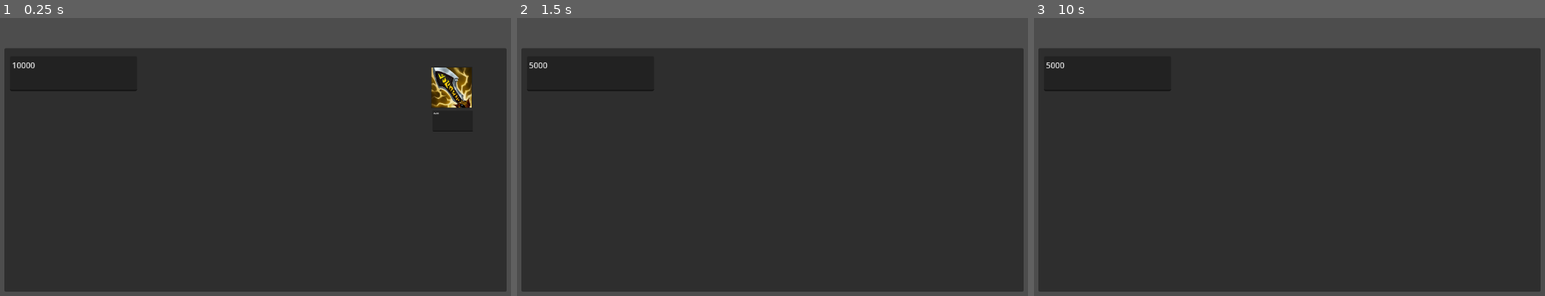
Above: before the commit, frames 1-3 (left to right).
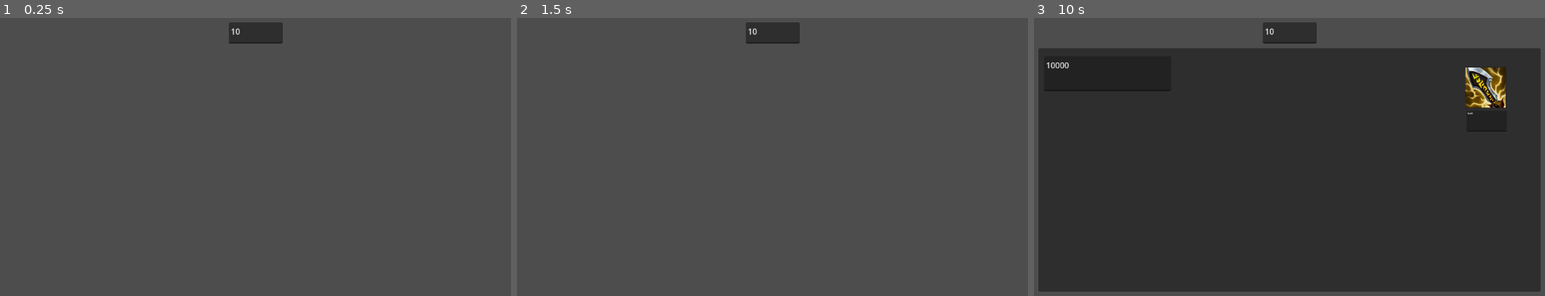
Above: after the commit, the same moments.

Repository: jatgm/TSA-2025
Game: Godot game, scene res://hello.tscn
Two runs of this game, one before a commit and one after it. Both use one fixed random seed, a clock stepped at 60 frames per second and the inputs below. The project has no main scene, so this scene is started directly.
Inputs (mouse positions are in pixels of both pictures, inside the frame that each line leads up to):
- Up to frame 1 (0.25 s): no input
- Up to frame 2 (1.5 s): click (966, 87) at 0.52 s; tap Enter at 1.25 s
- Up to frame 3 (10 s): tap Space at 2, 3.5, 5 s; tap Enter at 2.75, 4.25 s

The runs differ from the first frame. In frame 1, 87% of the frame differs, in the area x 0-100%, y 1-99%; in frame 2, 87%; in frame 3, 1.9%.

Commit message:
Time System
Add timer and opens menu after time finishes

Diff:
--- a/hello.tscn
+++ b/hello.tscn
@@ -1,9 +1,13 @@
-[gd_scene load_steps=3 format=3 uid="uid://eckkr1nvkw66"]
+[gd_scene load_steps=5 format=3 uid="uid://eckkr1nvkw66"]
 
+[ext_resource type="Script" path="res://open.gd" id="1_44qpi"]
 [ext_resource type="Script" path="res://canvas_layer.gd" id="1_hd0um"]
 [ext_resource type="Texture2D" uid="uid://ho66u4m2dw0f" path="res://3031.webp" id="2_svuy7"]
+[ext_resource type="Script" path="res://time_Left.gd" id="4_ide8g"]
 
 [node name="Node2D" type="Node2D"]
+visible = false
+script = ExtResource("1_44qpi")
 
 [node name="Camera2D" type="Camera2D" parent="."]
 
@@ -24,6 +28,7 @@
 grow_vertical = 2
 
 [node name="Button" type="Button" parent="CanvasLayer/Panel"]
+layout_mode = 0
 offset_left = 846.0
 offset_top = 36.5
 offset_right = 1110.0
@@ -47,4 +52,22 @@
 offset_bottom = 84.5
 text = "Gold=100"
 
+[node name="Timer" type="Timer" parent="."]
+wait_time = 10.0
+autostart = true
+
+[node name="CanvasLayer2" type="CanvasLayer" parent="."]
+
+[node name="Time" type="TextEdit" parent="CanvasLayer2"]
+anchors_preset = 5
+anchor_left = 0.5
+anchor_right = 0.5
+offset_left = -53.5
+offset_top = 32.0
+offset_right = 53.5
+offset_bottom = 74.0
+grow_horizontal = 2
+script = ExtResource("4_ide8g")
+
 [connection signal="pressed" from="CanvasLayer/Panel/Button" to="CanvasLayer" method="_on_button_pressed"]
+[connection signal="timeout" from="Timer" to="." method="_on_timer_timeout"]
--- /dev/null
+++ b/open.gd
@@ -0,0 +1,19 @@
+extends Node
+
+@onready var timer: Timer = $Timer
+@onready var canvas_layer: CanvasLayer = $CanvasLayer
+
+
+# Called when the node enters the scene tree for the first time.
+func _ready() -> void:
+	canvas_layer.visible = false
+
+
+
+# Called every frame. 'delta' is the elapsed time since the previous frame.
+func _process(delta: float) -> void:
+	pass
+
+
+func _on_timer_timeout() -> void:
+	canvas_layer.visible = true
--- /dev/null
+++ b/time_Left.gd
@@ -0,0 +1,13 @@
+extends TextEdit
+
+@onready var timer: Timer = $"../../Timer"
+@onready var time: TextEdit = $"."
+
+# Called when the node enters the scene tree for the first time.
+func _ready() -> void:
+	time.text = str(timer.wait_time)
+
+
+# Called every frame. 'delta' is the elapsed time since the previous frame.
+func _process(delta: float) -> void:
+	pass
